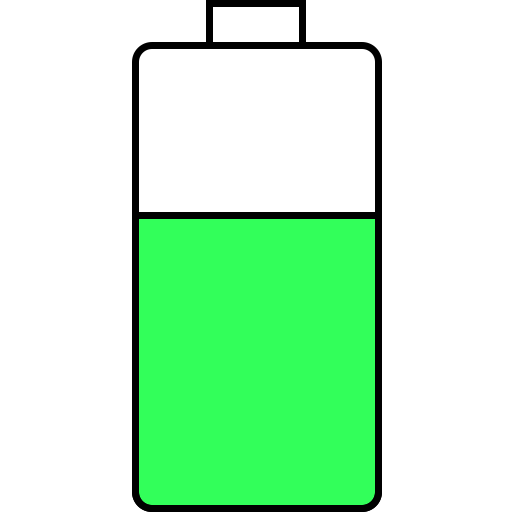
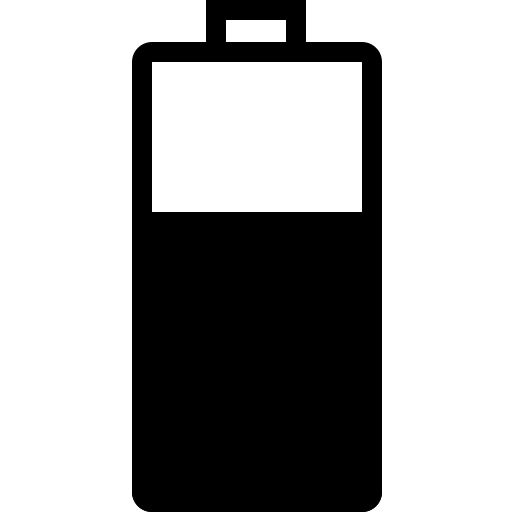
Layered file, before and after one edit (512 x 512). Changes by layer:
painted on "사각형 2" over <box>206,7,306,62</box>
painted on "사각형 1" over <box>139,49,375,505</box>
painted on "사각형 3" over <box>139,219,375,505</box>
